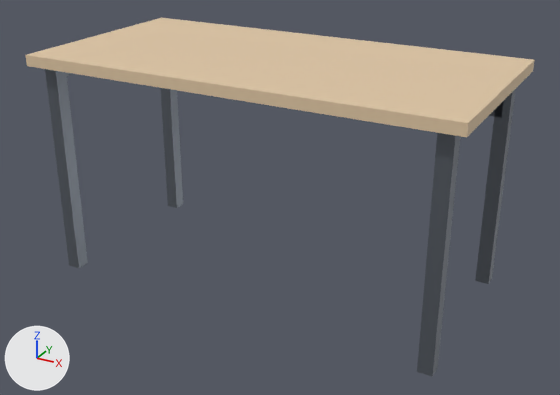
What one commit did to the glTF model assets/furniture/furniture_desk_basic.glb.
Camera for both pictures: a 50 mm lens placed at (1.146, -2.064, 1.314), pointed at (0.025, -0.026, 0.295). Lighting does not change. The marker at lower left points along +X, +Y and +Z. The first picture is the older version. Vertices at exactly the same position are counted once.

Script lines for the objects in view, before the commit:
```python
me_deskbasicmesh = bpy.data.meshes.new('DeskBasicMesh')
me_deskbasicmesh.from_pydata(...)  # a box spanning x -0.7..0.7, y -0.35..0.35, z 0.715..0.75, material slot 0; a box spanning x -0.663..-0.618, y 0.268..0.312, z 0.0..0.715, material slot 1; a box spanning x 0.618..0.663, y 0.268..0.312, z 0.0..0.715, material slot 1; a box spanning x -0.663..-0.618, y -0.312..-0.268, z 0.0..0.715, material slot 1; a box spanning x 0.618..0.663, y -0.312..-0.268, z 0.0..0.715, material slot 1; a box spanning x -0.658..-0.623, y -0.29..0.29, z 0.673..0.707, material slot 1; a box spanning x 0.623..0.658, y -0.29..0.29, z 0.673..0.707, material slot 1; a box spanning x -0.64..0.64, y 0.268..0.292, z 0.58..0.66, material slot 1
me_deskbasicmesh.materials.append(mat_deskoak)  # beige #e2c8a6
me_deskbasicmesh.materials.append(mat_desksteel)  # grey #6f767e
ob_deskbasic = bpy.data.objects.new('DeskBasic', me_deskbasicmesh)
ob_deskbasic.location = (0.0, 0.0, 0.0)
```
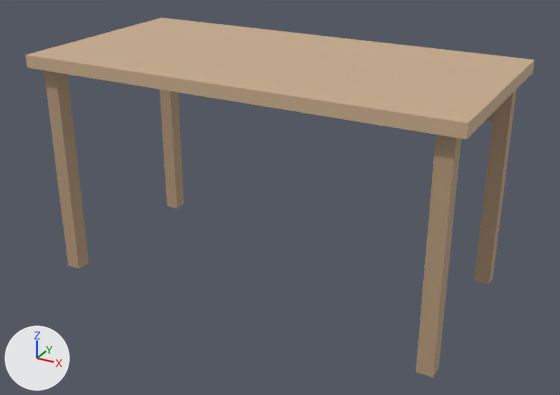
The change, as a diff of the scene's bpy script:
```diff
--- a/assets/furniture/furniture_desk_basic.glb.py
+++ b/assets/furniture/furniture_desk_basic.glb.py
@@ mat_deskoakleg @@
+mat_deskoakleg = principled_material('DeskOakLeg')
+mat_deskoakleg.base_color = (0.46, 0.32, 0.2)  # beige #b5997c
+mat_deskoakleg.roughness = 0.68
@@ mat_deskwalnut @@
+mat_deskwalnut = principled_material('DeskWalnut')
+mat_deskwalnut.base_color = (0.59, 0.42, 0.27)  # beige #caad8e
+mat_deskwalnut.roughness = 0.62
@@ me_deskbasicmesh @@
 me_deskbasicmesh.from_pydata(...)  # 64 vertices, 96 faces; spans x -0.7..0.7, y -0.35..0.35, z 0.0..0.75
 # used by ob_deskbasic; location = (0.0, 0.0, 0.0)
+# me_deskbasicmesh part 1: the loose piece of 8 vertices spanning x -0.64..0.64, y 0.268..0.292, z 0.58..0.66 is scaled about its middle by (1, 1, 1.75), then moved by (0.0, 0.01, 0.01)
+# me_deskbasicmesh part 2: all 12 faces that had it switch from mat_deskoak (beige #e2c8a6) to mat_deskwalnut (beige #caad8e)
+# me_deskbasicmesh part 3: all 84 faces that had it switch from mat_desksteel (grey #6f767e) to mat_deskoakleg (beige #b5997c)
```

Pixel boxes [x1, y1, x2, y2] of what changed, in the pictures (560 x 395 px; the box of a moved part takes in the faces that stretch with it):
'DeskBasic', recoloured, reshaped
    both: [25, 18, 535, 377]
part 1 of me_deskbasicmesh, moved or reshaped (mostly hidden)
    before: [489, 102, 503, 118]
    after: [485, 112, 494, 122]
part 2 of me_deskbasicmesh, recoloured
    both: [25, 18, 535, 137]
part 3 of me_deskbasicmesh, recoloured
    both: [45, 71, 516, 377]
